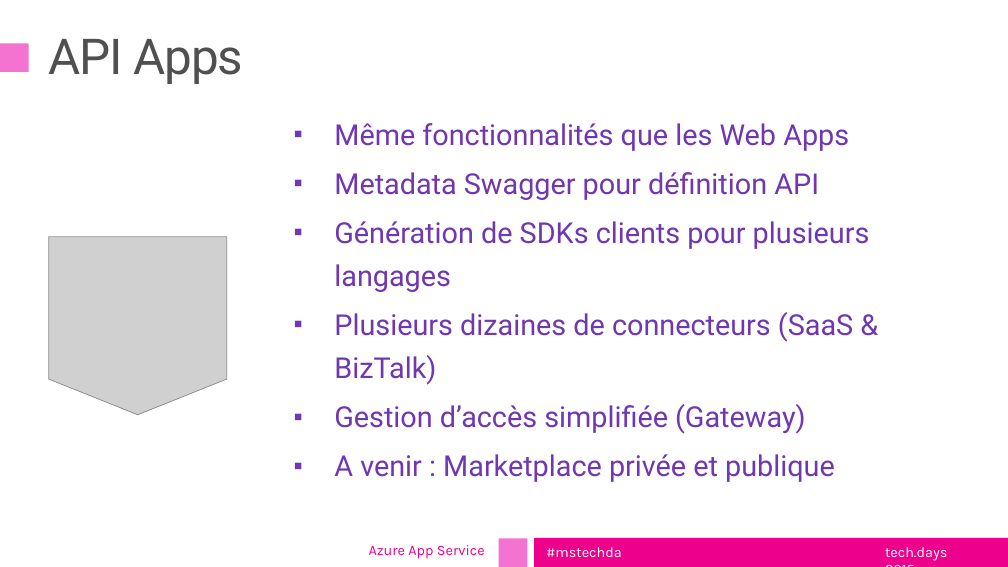
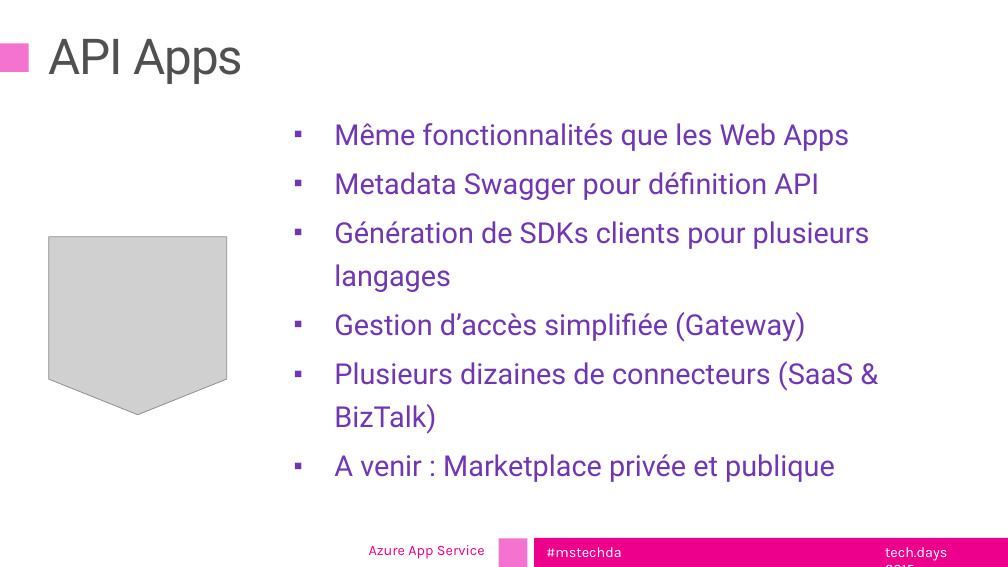
Before and after one commit to DXFrance/Evenements, a slide deck: slide 9 of TechDaysTour2015/Développement web/TechdaysTour2015_Session Azure App Service pour vos apps et services web.pptx. Drawn at 1008x567 pixels with LibreOffice and Linux fonts; fonts in the diff are those of the drawing; grey boxes stand for pictures; background and template pictures are left out. Boxes give left, top, right and bottom in pixels: in the first picture for what was removed or moved away, otherwise in the second. Text is boxed around its words. In the diff, an @@ line names an element or a change of style, - is before the commit and + after.

```diff
--- a/TechDaysTour2015/Développement web/TechdaysTour2015_Session Azure App Service pour vos apps et services web.pptx
+++ b/TechDaysTour2015/Développement web/TechdaysTour2015_Session Azure App Service pour vos apps et services web.pptx
@@ text at (x1=334, y1=312, x2=806, y2=342): paragraph added @@
+▪ Gestion d’accès simplifiée (Gateway)
@@ text at (x1=334, y1=404, x2=806, y2=434): paragraph removed @@
-▪ Gestion d’accès simplifiée (Gateway)
```
Also in this commit, not shown: 3 other slides changed, 1 slide added, 1 slide removed, 3 other files.
